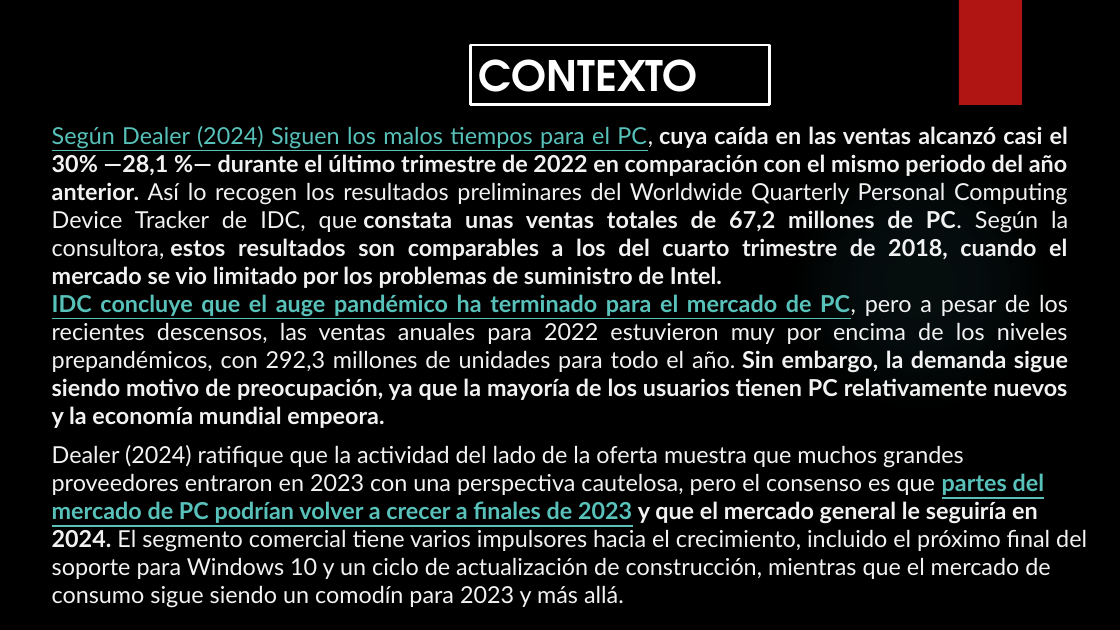
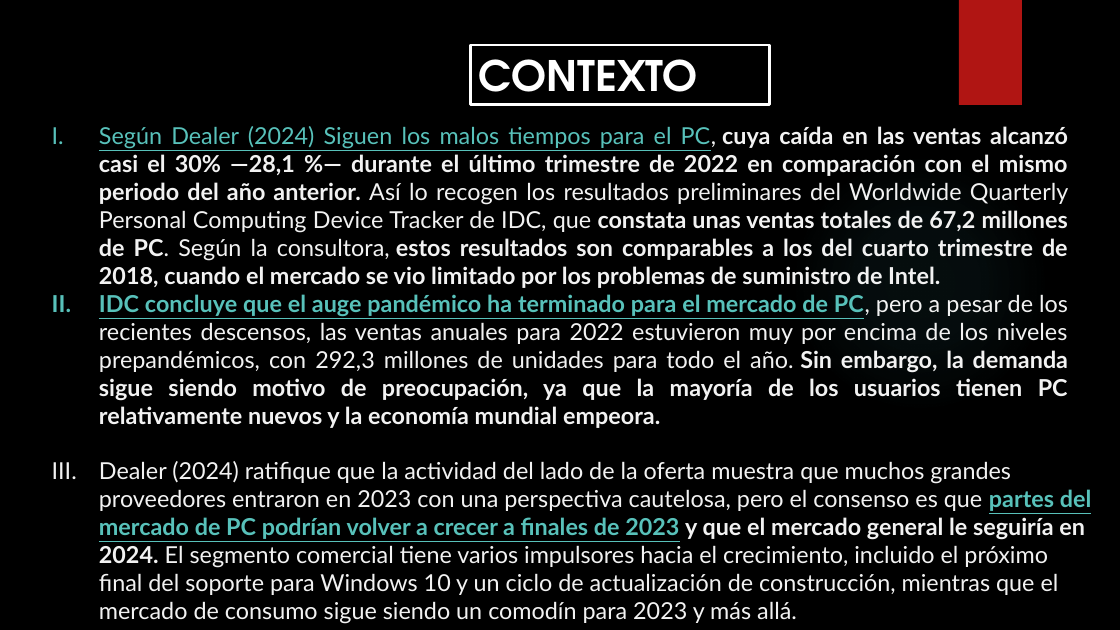
Before and after one commit to Isaac244/Proyecto_Machine_Learning, a slide deck: slide 2 of PROYECTO-MACHINE-LEARNING.pptx. Drawn at 1120x630 pixels with LibreOffice and Linux fonts; fonts in the diff are those of the drawing; background and template pictures are left out. Boxes give left, top, right and bottom in pixels: in the first picture for what was removed or moved away, otherwise in the second. Text is boxed around its words. In the diff, an @@ line names an element or a change of style, - is before the commit and + after.

```diff
--- a/PROYECTO-MACHINE-LEARNING.pptx
+++ b/PROYECTO-MACHINE-LEARNING.pptx
@@ text "Según Dealer (2024) Siguen los ..." at (99,126,1068,428): bullet none to I. @@
@@ text "Dealer (2024) ratifique que la ..." at (99,461,1091,624): bullet none to I. @@
@@ text "Dealer (2024) ratifique que la ...": place and size @@
-text "Dealer (2024) ratifique que la ..." at (52,445,1087,608)
+text "Dealer (2024) ratifique que la ..." at (99,461,1091,624)
```
Also in this commit, not shown: 4 other slides changed.
